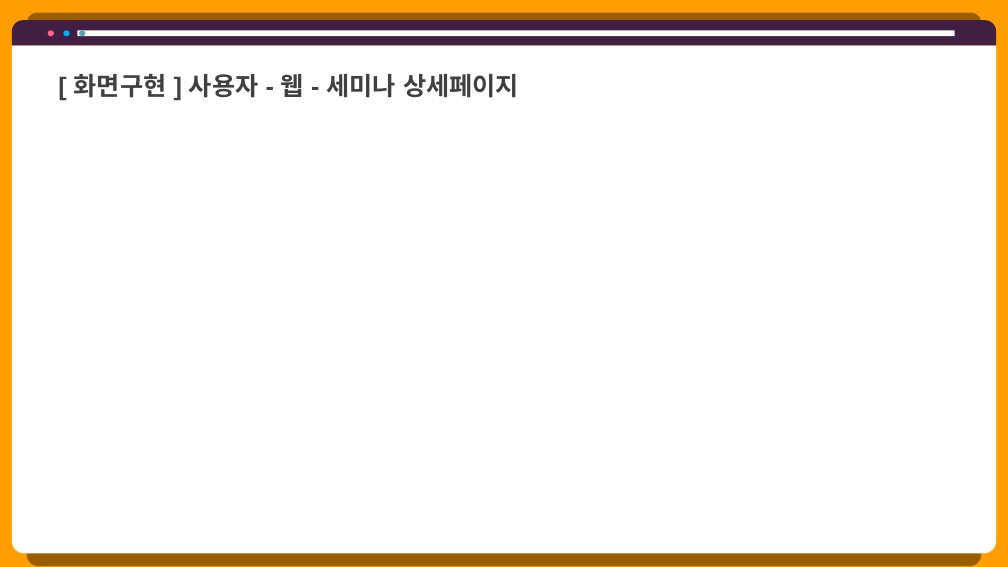
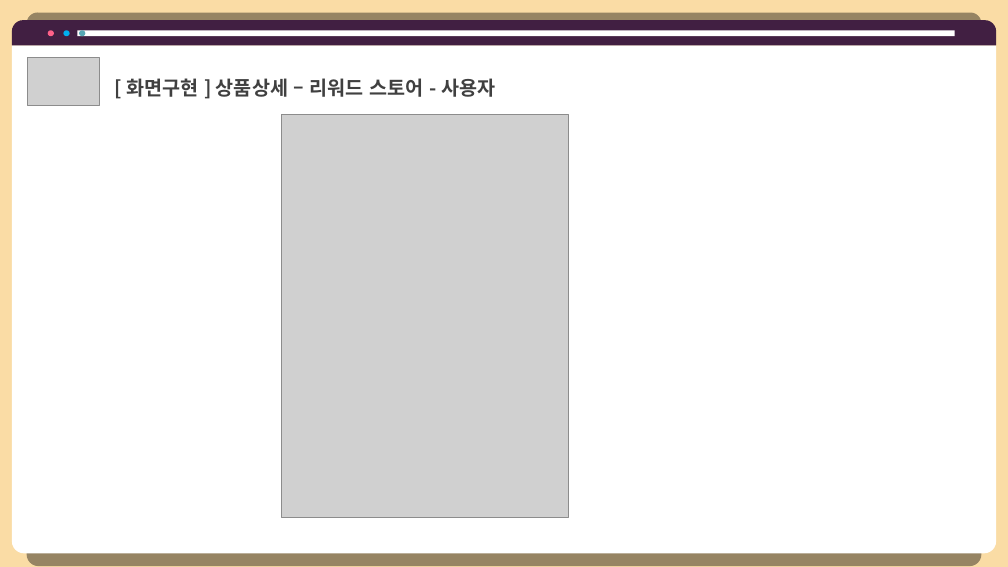
Before and after one commit to hhsw07/ezen-academy-projects, a slide deck: slide 17 of 0 발표용 파워포인트/0529 4차발표/0529 project06 - 파워포인트 종합.pptx (slide 22 before the commit). Drawn at 1008x567 pixels with LibreOffice and Linux fonts; fonts in the diff are those of the drawing; grey boxes stand for pictures. Boxes give left, top, right and bottom in pixels: in the first picture for what was removed or moved away, otherwise in the second. Text is boxed around its words. In the diff, an @@ line names an element or a change of style, - is before the commit and + after.

```diff
--- a/0 발표용 파워포인트/0529 4차발표/0529 project06 - 파워포인트 종합.pptx
+++ b/0 발표용 파워포인트/0529 4차발표/0529 project06 - 파워포인트 종합.pptx
@@ background #FF9E00 to #FADCA5 @@
@@ picture added at [27,57,99,105] @@
@@ text at [126,78,495,97]: text changed; size 18 to 14 pt; font Arial to Noto Sans CJK KR @@
-[ 화면구현 ] 사용자 - 웹 - 세미나 상세페이지
+[ 화면구현 ] 상품상세 – 리워드 스토어 - 사용자
@@ picture added at [282,115,569,518] @@
```
Also in this commit, not shown: 2 other slides changed, 19 slides added, 18 slides removed, 22 other files.
